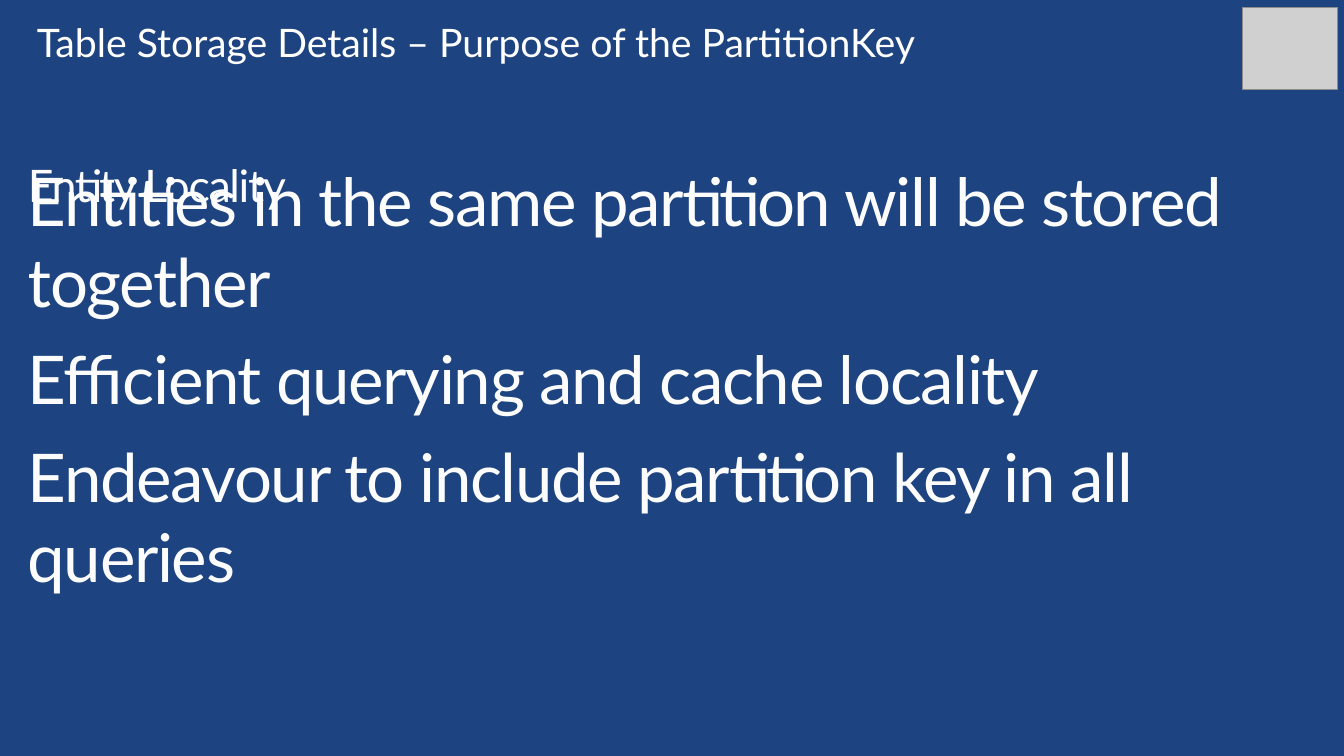
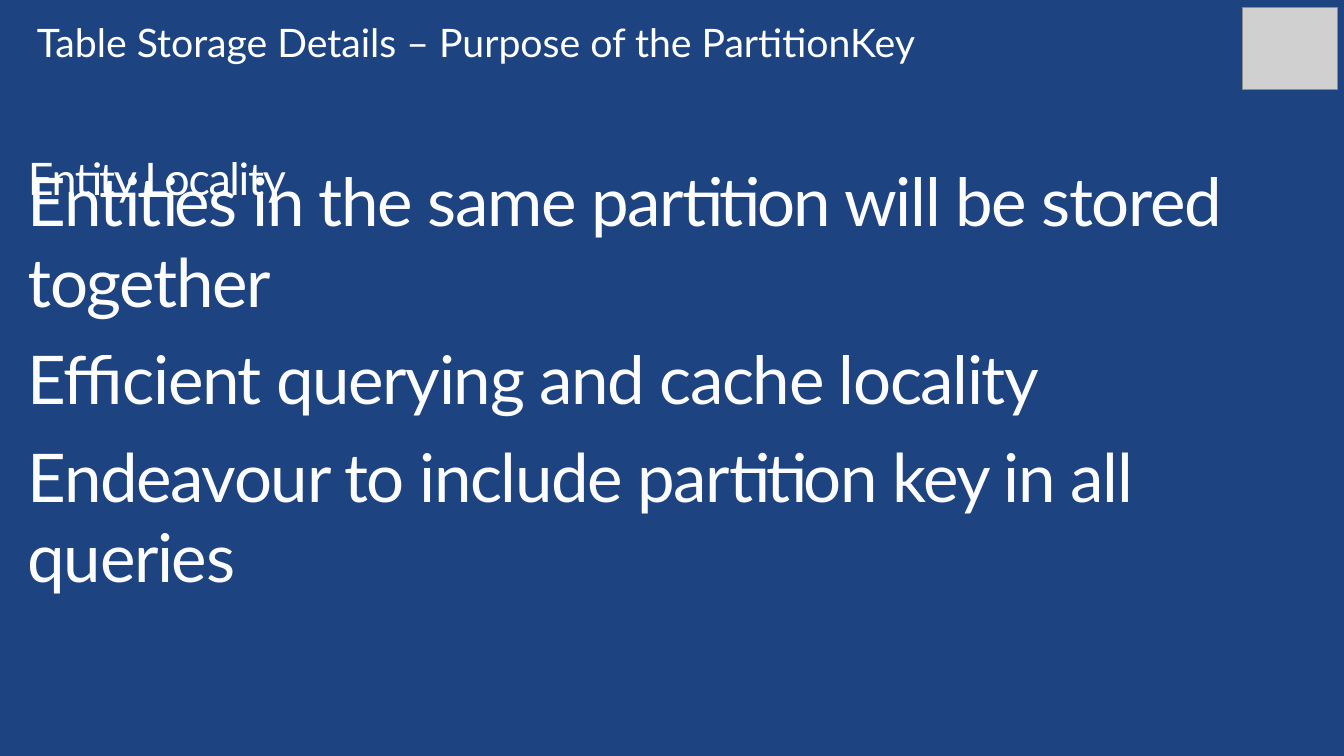
Before and after one commit to sack212/BasicAzureCamp, a slide deck: slide 64 of Data-Storage/Data-Storage.pptx. Drawn at 1344x756 pixels with LibreOffice and Linux fonts; fonts in the diff are those of the drawing; grey boxes stand for pictures. Boxes give left, top, right and bottom in pixels: in the first picture for what was removed or moved away, otherwise in the second. Text is boxed around its words. In the diff, an @@ line names an element or a change of style, - is before the commit and + after.

Commit message:
Updated the Data-Storage deck to be consistent in color and shapes.

```diff
--- a/Data-Storage/Data-Storage.pptx
+++ b/Data-Storage/Data-Storage.pptx
@@ text "Entity Locality" moved from (x1=28, y1=169, x2=285, y2=211) to (x1=28, y1=162, x2=285, y2=204) @@
```
Also in this commit, not shown: 47 other slides changed.
